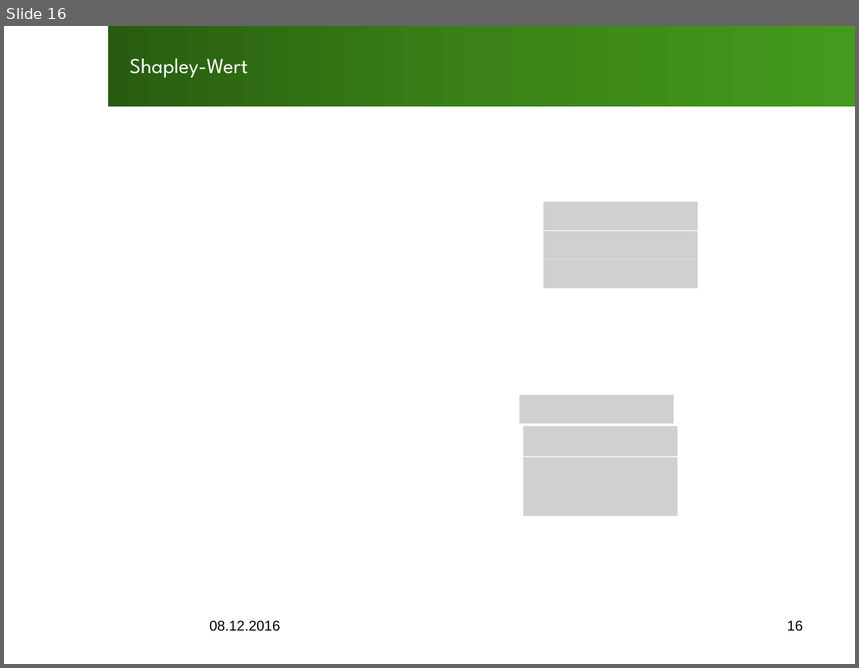
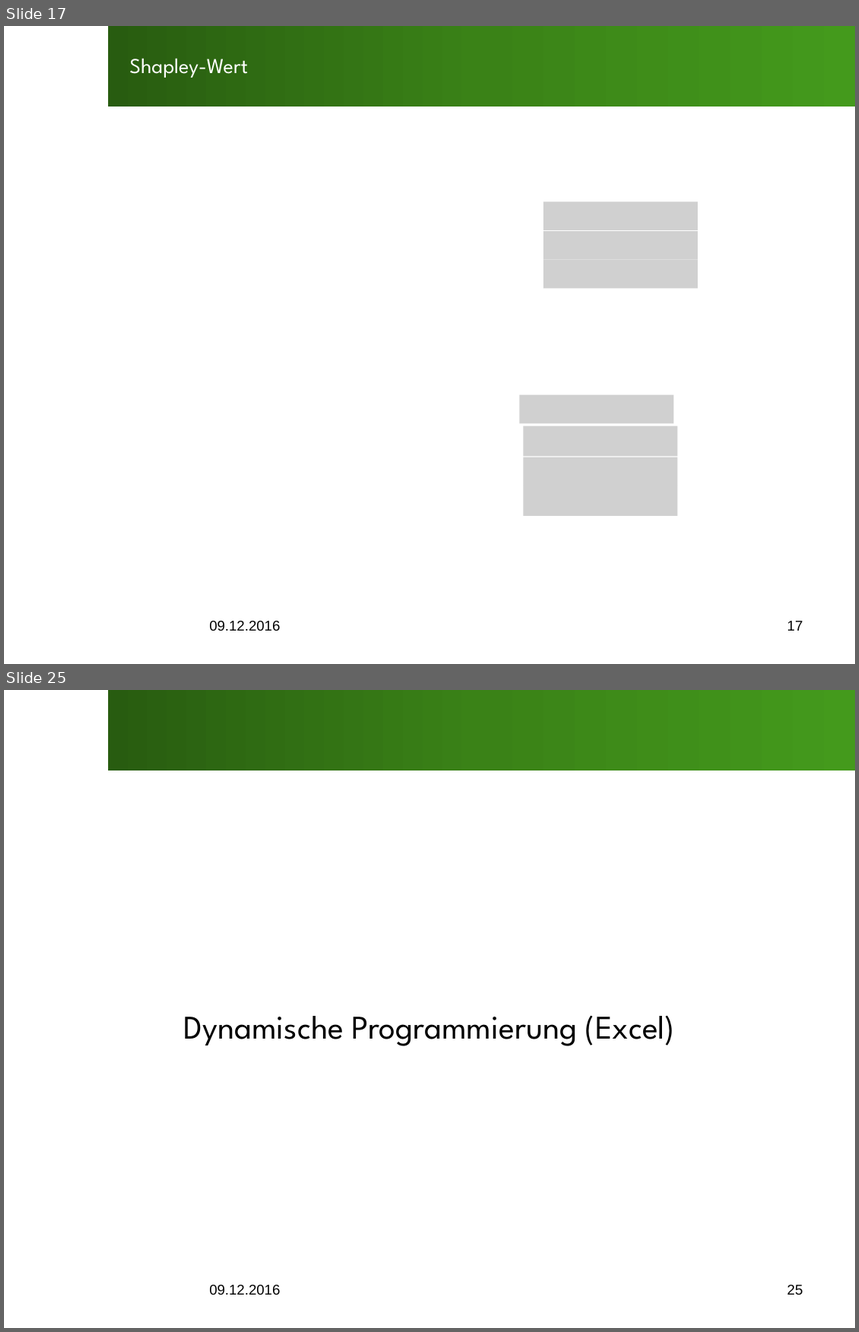
Before and after one commit to SOAS-Uni-Augsburg/ws16-17-group-13, a slide deck: Blatt07/Uebung7.pptx. Shown one above the other, each under a label of ours: slide 16 before the commit, slides 17 and 25 after it; the slides between them are not shown. The pictures are 859x668 and 859x1332 pixels, drawn with LibreOffice and Linux fonts; fonts in the diff are those of the drawing; grey boxes stand for pictures; background and template pictures are left out. Boxes give left, top, right and bottom in pixels: in the first picture for what was removed or moved away, otherwise in the second. Text is boxed around its words. In the diff, an @@ line names an element or a change of style, - is before the commit and + after.

```diff
--- a/Blatt07/Uebung7.pptx
+++ b/Blatt07/Uebung7.pptx
@@ slide 25 added at box(4, 690, 855, 1328), background #FFFFFF; not listed: 1 template element that a slide beside it also shows @@
@@ title added at box(184, 1015, 675, 1046), 28 pt, text #000000 @@
+Dynamische Programmierung (Excel)
@@ text added at box(209, 1285, 280, 1296), 12 pt, text #000000 @@
+09.12.2016
@@ page number added at box(788, 1285, 804, 1295), 12 pt, text #000000 @@
+25
@@ what was slide 16 is now slide 17 @@
@@ slide 17 changed as well @@
@@ text at box(209, 621, 280, 632): text changed @@
-08.12.2016
+09.12.2016
@@ page number at box(788, 621, 804, 631): text changed @@
-16
+17
```
Also in this commit, not shown: 14 other slides changed, 14 other slides added, 1 other file.
